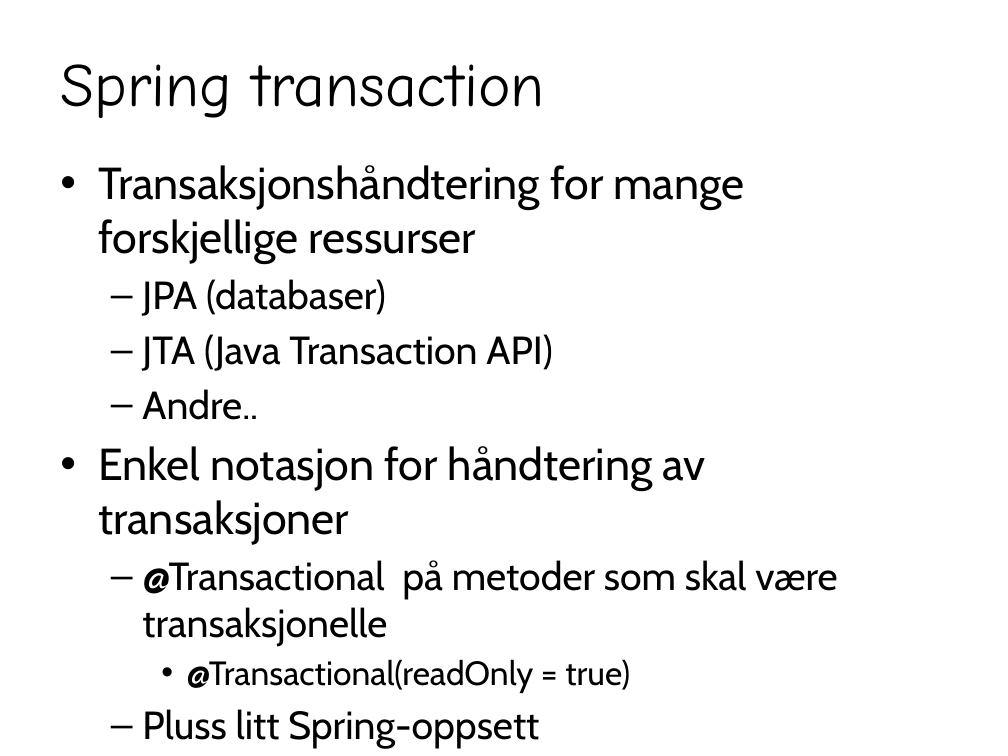
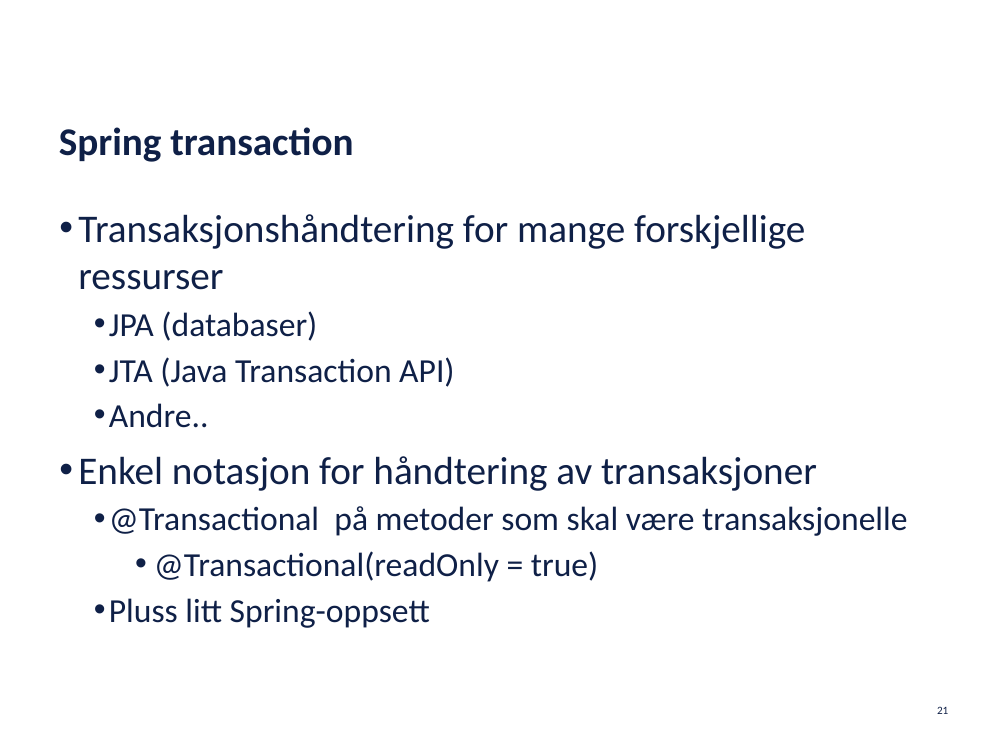
Before and after one commit to netcompanyno/springKurs, a slide deck: slide 21 of adm/Spring.pptx. Drawn at 1008x756 pixels with LibreOffice and Linux fonts; fonts in the diff are those of the drawing; background and template pictures are left out. Boxes give left, top, right and bottom in pixels: in the first picture for what was removed or moved away, otherwise in the second. Text is boxed around its words. In the diff, an @@ line names an element or a change of style, - is before the commit and + after.

```diff
--- a/adm/Spring.pptx
+++ b/adm/Spring.pptx
@@ title "Spring transaction" moved from (x1=60, y1=64, x2=545, y2=118) to (x1=59, y1=127, x2=353, y2=162) @@
@@ title "Spring transaction" at (x1=59, y1=127, x2=353, y2=162): size 44 to 28 pt, font Comic Neue to Calibri, text colour #000000 to #0F2047, bold on; line spacing 1 to 23pt; vertical alignment middle to bottom @@
@@ text "Transaksjonshåndtering for mange forskjellige ressurser" moved from (x1=98, y1=165, x2=837, y2=749) to (x1=78, y1=214, x2=907, y2=628) @@
@@ text "Transaksjonshåndtering for mange forskjellige ressurser" at (x1=78, y1=214, x2=907, y2=628): size 32 to 28 pt in "Transaksjonshåndtering for mange forskjellige ressurser", "Enkel notasjon for håndtering av transaksjoner"; font Cabin to Calibri, text colour #000000 to #0F2047; size 28 to 24 pt in "JPA (databaser)", "JTA (Java Transaction API)", "Andre..", "@Transactional på metoder som skal være transaksjonelle" and 1 more places; indent changed; more space between paragraphs; bullet – to •; less space between paragraphs @@
@@ page number added at (x1=937, y1=706, x2=948, y2=714), 8 pt, text #0F2047 @@
+21
```
Also in this commit, not shown: 25 other slides changed, 1 slide added, 1 slide removed, 2 other files.
